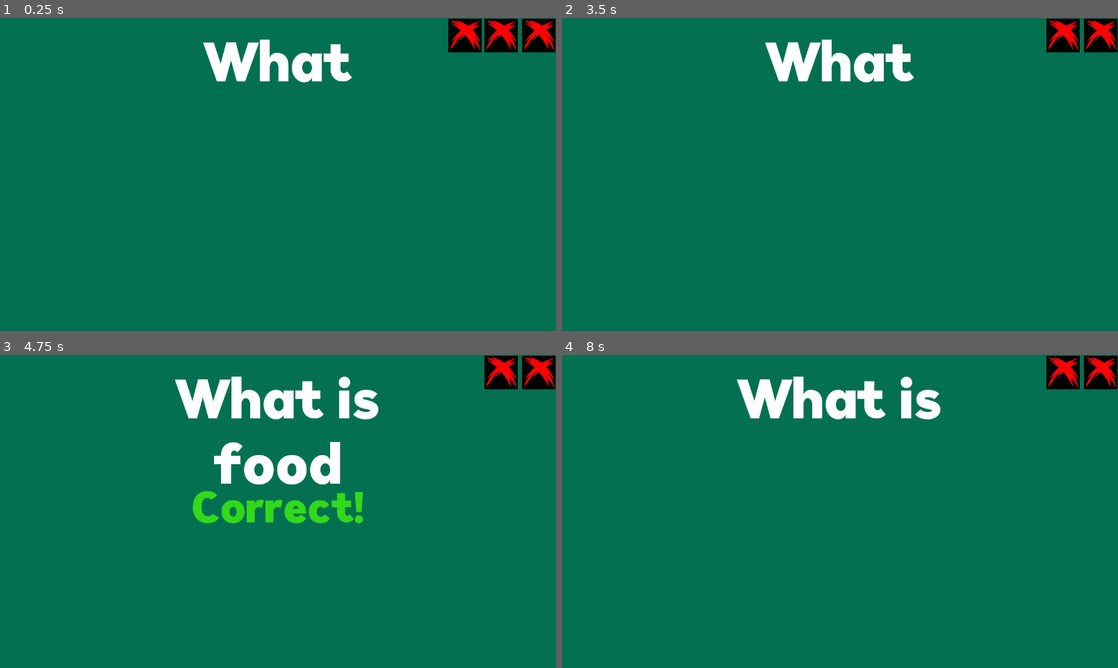
Above: before the commit, frames 1-4 (two rows, left to right).
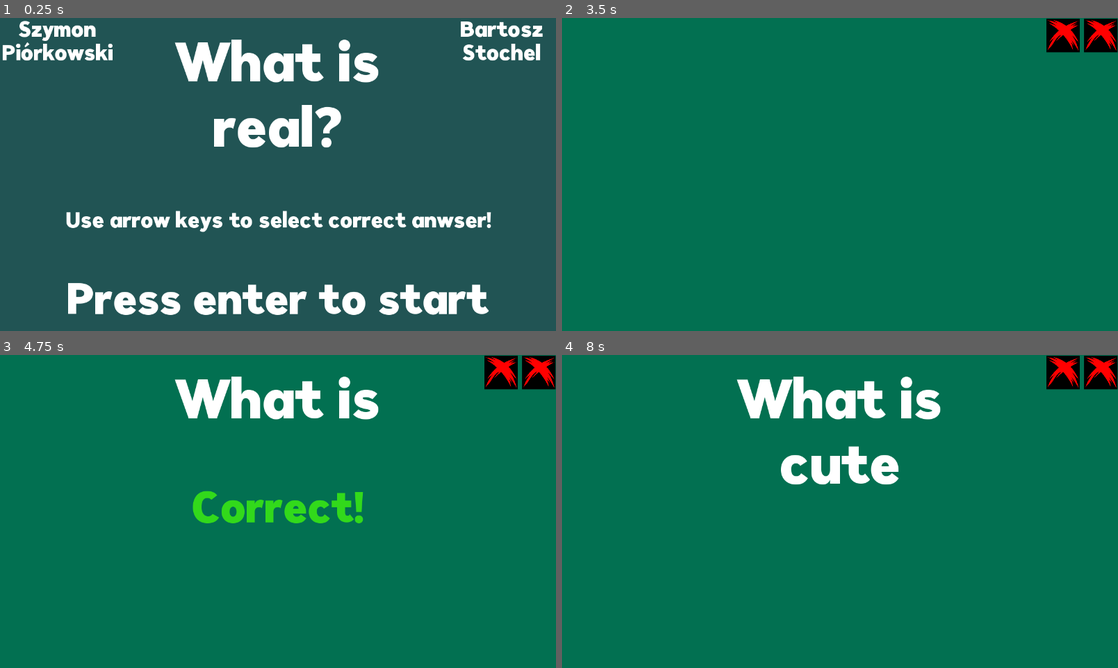
Above: after the commit, the same moments.

Repository: szymon112233/Filmufkapro
Game: Godot game, scene res://Main.tscn
Two runs of this game, one before a commit and one after it. Both use one fixed random seed, a clock stepped at 60 frames per second and the inputs below.
Inputs:
- Up to frame 1 (0.25 s): no input
- Up to frame 2 (3.5 s): tap Enter (ui_accept) at 0.5, 0.6, 0.77, 1.07, 1.25, 1.35, 1.52, 1.82, 2.1, 2.85, 3.02, 3.32 s; hold Right (right_option) 0.53-1.28 s; hold Left (left_option) 1.28-2.03 s; hold Right (right_option) from 2.03 s (still down)
- Up to frame 3 (4.75 s): release Right (right_option) at 3.53 s; hold Left (left_option) from 3.53 s (still down); tap Enter (ui_accept) at 3.6, 3.77, 4.07, 4.35, 4.52 s
- Up to frame 4 (8 s): tap Enter (ui_accept) at 4.82, 5.1, 5.85, 6.02, 6.32, 6.6, 6.77, 7.07, 7.35, 7.52, 7.82 s; release Left (left_option) at 5.78 s; hold Right (right_option) from 5.78 s (still down)

The runs differ from the first frame. In frame 1, 99% of the frame differs, in the area x 0-100%, y 0-100%; in frame 2, 1.9%; in frame 3, 1.6%; in frame 4, 1.3%.

Commit message:
Added welcome screen

Diff:
--- a/Main.tscn
+++ b/Main.tscn
@@ -29,5 +29,7 @@
 [connection signal="AnwserPut" from="QuizManager" to="AudioManager" method="_on_QuizManager_AnwserPut"]
 [connection signal="BeatPlayed" from="QuizManager" to="Main UI" method="_on_QuizManager_BeatPlayed"]
 [connection signal="GameEnd" from="QuizManager" to="Main UI" method="_on_QuizManager_GameEnd"]
+[connection signal="GameStarted" from="QuizManager" to="Main UI" method="_on_QuizManager_GameStarted"]
+[connection signal="GameStarted" from="QuizManager" to="AudioManager" method="_on_QuizManager_GameStarted"]
 [connection signal="HealthChanged" from="QuizManager" to="Main UI" method="_on_QuizManager_HealthChanged"]
 [connection signal="NewQuestionShown" from="QuizManager" to="AudioManager" method="_on_QuizManager_NewQuestionShown"]
--- a/Scripts/AudioManager.gd
+++ b/Scripts/AudioManager.gd
@@ -3,8 +3,8 @@
 
 
 
-func _ready():
-	$"../AnimationPlayer".play("MainBeat")
+#func _ready():
+#	$"../AnimationPlayer".play("MainBeat")
 
 func _on_QuizManager_NewQuestionShown(currentSpeedMultiplier):
 	$"../AnimationPlayer".playback_speed = currentSpeedMultiplier
@@ -16,3 +16,6 @@
 		$CorrectSound.play()
 	else:
 		$WrongSound.play()
+
+func _on_QuizManager_GameStarted():
+	$"../AnimationPlayer".play("MainBeat")
--- a/Scripts/MainUIManager.gd
+++ b/Scripts/MainUIManager.gd
@@ -104,3 +104,7 @@
 	else:
 		$EndGamePopup/EndGameLabel.text = EndGameString % ["You loose!", score]
 	$EndGamePopup.show()
+
+
+func _on_QuizManager_GameStarted():
+	$StartGamePopup.hide()
--- a/Scripts/QuizManager.gd
+++ b/Scripts/QuizManager.gd
@@ -12,6 +12,7 @@
 signal AnwserPut(isCorrect, isLeft, currentSpeedMultiplier)
 signal HealthChanged(health)
 signal GameEnd(isSuccess, score)
+signal GameStarted()
 
 const LastBeatIndex = 12 #Last beat is "Game over" ping
 var currentSpeedMultiplier
@@ -23,7 +24,7 @@
 var healthCounter
 var score
 var isDone
-var BeatActionQueue: Array
+var isStarted = false
 
 var isDuringWrongOrCorrectAnim = false
 
@@ -32,9 +33,14 @@
 	CurrentQuestionIndex = -1
 	healthCounter = 3
 	score = 0
-	NextTutorialQuestion()
 
 func _input(event):
+	if !isStarted && event.is_action_released("ui_accept"):
+		Start()
+
+	if !isStarted:
+		return
+
 	if event.is_action_released("ui_cancel") && isDone:
 		get_tree().reload_current_scene()
 		return
@@ -86,6 +92,12 @@
 
 	NextTutorialQuestion()
 
+func Start():
+	isStarted = true
+	emit_signal("GameStarted")
+	NextTutorialQuestion()
+
+
 func Finish():
 	isDone = true
 	emit_signal("GameEnd", true, score)
@@ -97,4 +109,5 @@
 
 func Beat():
 	print("Beat")
-	emit_signal("BeatPlayed")
+	if (isStarted):
+		emit_signal("BeatPlayed")
--- a/UI/Main UI.tscn
+++ b/UI/Main UI.tscn
@@ -58,6 +58,21 @@
 size = 160
 font_data = ExtResource( 2 )
 
+[sub_resource type="StyleBoxFlat" id=8]
+bg_color = Color( 0.133333, 0.333333, 0.333333, 1 )
+
+[sub_resource type="DynamicFont" id=5]
+size = 100
+font_data = ExtResource( 2 )
+
+[sub_resource type="DynamicFont" id=7]
+size = 50
+font_data = ExtResource( 2 )
+
+[sub_resource type="DynamicFont" id=6]
+size = 50
+font_data = ExtResource( 2 )
+
 [node name="Main UI" type="Control"]
 anchor_right = 1.0
 anchor_bottom = 1.0
@@ -160,6 +175,7 @@
 anims/WrongAnim = SubResource( 3 )
 
 [node name="EndGamePopup" type="PopupPanel" parent="."]
+visible = true
 anchor_left = 0.5
 anchor_top = 0.5
 anchor_right = 0.5
@@ -183,3 +199,87 @@
 Score: 69"
 align = 1
 valign = 1
+
+[node name="StartGamePopup" type="Panel" parent="."]
+anchor_right = 1.0
+anchor_bottom = 1.0
+custom_styles/panel = SubResource( 8 )
+
+[node name="Title Text 1" type="Label" parent="StartGamePopup"]
+anchor_right = 1.0
+margin_top = 50.0
+margin_bottom = 400.0
+custom_fonts/font = SubResource( 1 )
+text = "What is"
+align = 1
+__meta__ = {
+"_editor_description_": ""
+}
+
+[node name="Title Text 2" type="Label" parent="StartGamePopup"]
+anchor_right = 1.0
+margin_top = 200.0
+margin_bottom = 400.0
+custom_fonts/font = SubResource( 1 )
+text = "real?"
+align = 1
+__meta__ = {
+"_editor_description_": ""
+}
+
+[node name="Instruction" type="Label" parent="StartGamePopup"]
+anchor_top = 1.0
+anchor_right = 1.0
+anchor_bottom = 1.0
+margin_top = -128.0
+custom_fonts/font = SubResource( 5 )
+text = "Press enter to start"
+align = 1
+valign = 1
+__meta__ = {
+"_editor_description_": ""
+}
+
+[node name="Instruction2" type="Label" parent="StartGamePopup"]
+anchor_top = 1.0
+anchor_right = 1.0
+anchor_bottom = 1.0
+margin_left = 2.0
+margin_top = -310.0
+margin_right = 2.0
+margin_bottom = -190.0
+custom_fonts/font = SubResource( 7 )
+text = "Use arrow keys to select correct anwser!"
+align = 1
+valign = 1
+__meta__ = {
+"_editor_description_": ""
+}
+
+[node name="Credit 1" type="Label" parent="StartGamePopup"]
+margin_left = 5.0
+margin_top = 5.0
+margin_right = 255.0
+margin_bottom = 203.0
+custom_fonts/font = SubResource( 6 )
+text = "Szymon
+Piórkowski"
+align = 1
+__meta__ = {
+"_editor_description_": ""
+}
+
+[node name="Credit 2" type="Label" parent="StartGamePopup"]
+anchor_left = 1.0
+anchor_right = 1.0
+margin_left = -255.0
+margin_top = 5.0
+margin_right = 5.0
+margin_bottom = 203.0
+custom_fonts/font = SubResource( 6 )
+text = "Bartosz
+Stochel"
+align = 1
+__meta__ = {
+"_editor_description_": ""
+}
Not shown: 1 places in UI/Main UI.tscn that only renumber resources
